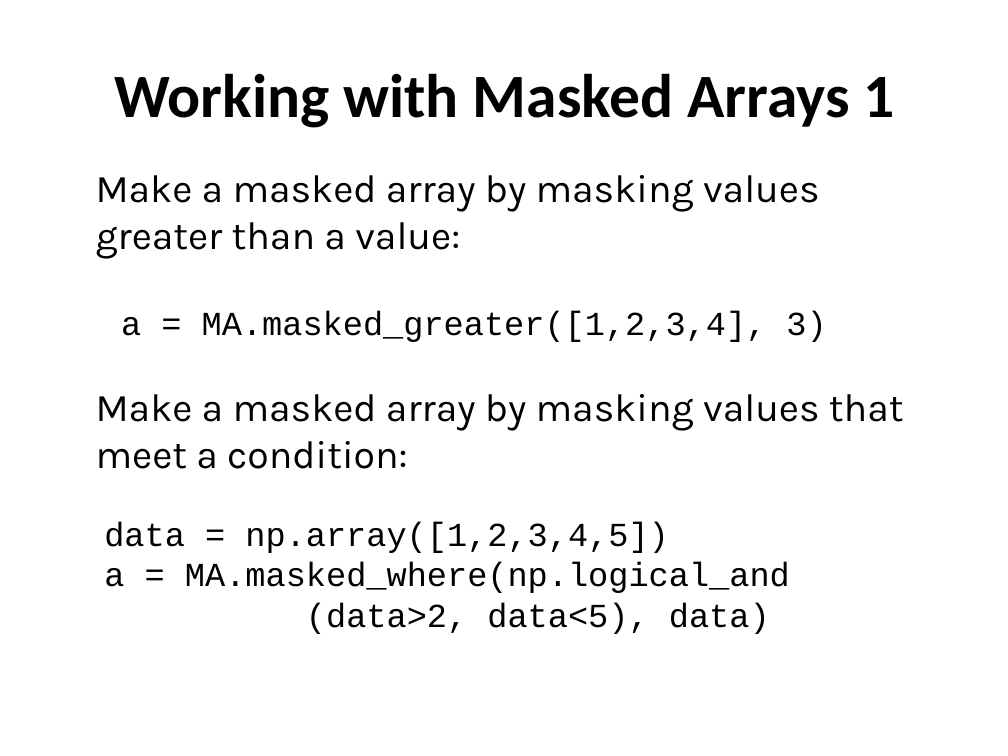
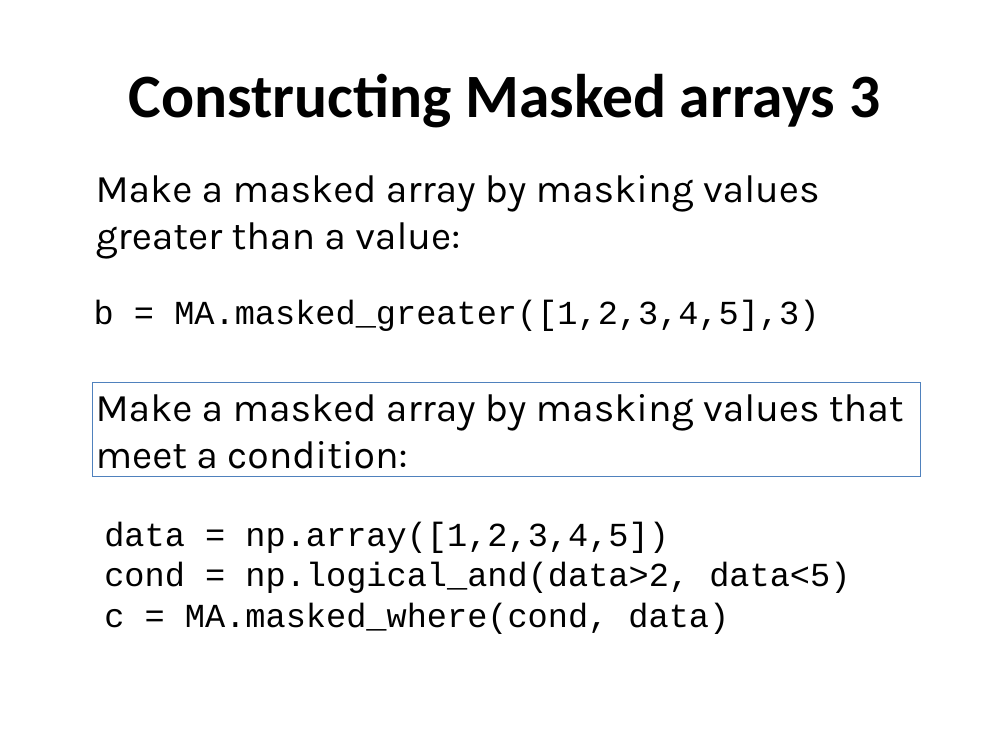
Before and after one commit to ncasuk/ncas-isc, a slide deck: slide 34 of python/presentations/handling_arrays/numpy.ppt. Drawn at 1008x756 pixels with LibreOffice and Linux fonts; fonts in the diff are those of the drawing; background and template pictures are left out. Boxes give left, top, right and bottom in pixels: in the first picture for what was removed or moved away, otherwise in the second. Text is boxed around its words. In the diff, an @@ line names an element or a change of style, - is before the commit and + after.

```diff
--- a/python/presentations/handling_arrays/numpy.ppt
+++ b/python/presentations/handling_arrays/numpy.ppt
@@ title at (x1=129, y1=73, x2=880, y2=128): text changed @@
-Working with Masked Arrays 1
+Constructing Masked arrays 3
@@ text at (x1=94, y1=299, x2=819, y2=331): text changed @@
-a = MA.masked_greater([1,2,3,4], 3)
+b = MA.masked_greater([1,2,3,4,5],3)
@@ rectangle "Make a masked array by ..." resized from (x1=96, y1=394, x2=904, y2=469) to (x1=93, y1=382, x2=920, y2=476) @@
@@ rectangle "Make a masked array by ..." at (x1=93, y1=382, x2=920, y2=476): outline none to #4F81BD 0.74 pt @@
@@ text at (x1=104, y1=562, x2=850, y2=634): text changed @@
-a = MA.masked_where(np.logical_and
-(data>2, data<5), data)
+cond = np.logical_and(data>2, data<5)
+c = MA.masked_where(cond, data)
```
Also in this commit, not shown: 11 other slides changed, 4 slides added, 3 slides removed.
